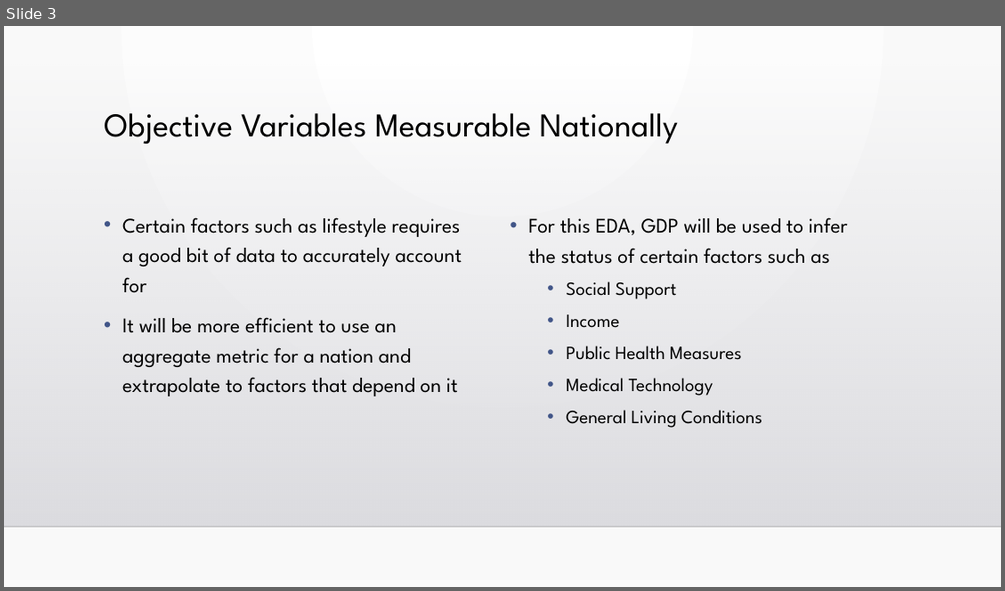
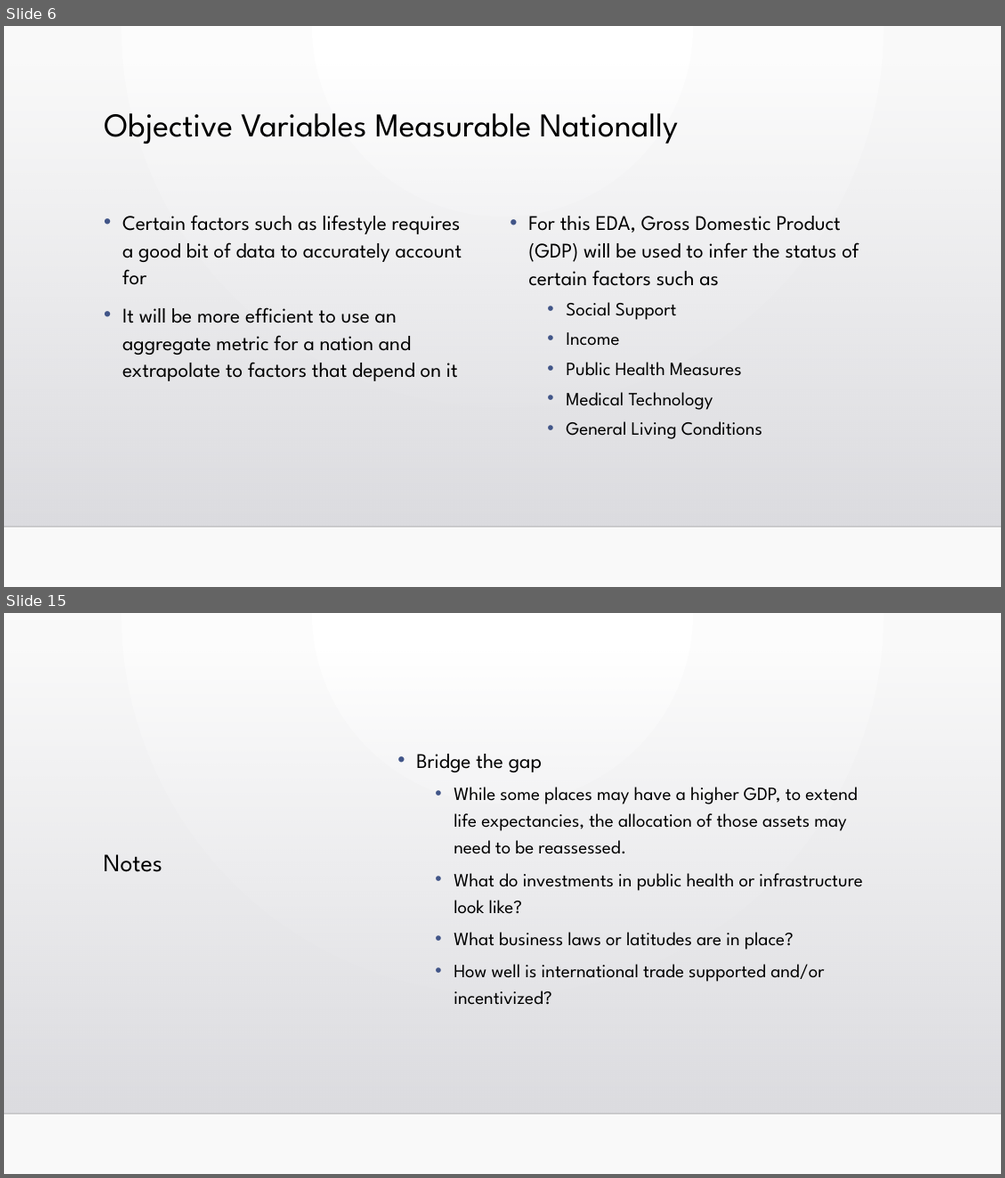
Before and after one commit to davidag2696/life_expectancy, a slide deck: Life Expectancy (2024).pptx. Shown one above the other, each under a label of ours: slide 3 before the commit, slides 6 and 15 after it; the slides between them are not shown. The pictures are 1005x591 and 1005x1178 pixels, drawn with LibreOffice and Linux fonts; fonts in the diff are those of the drawing; background and template pictures are left out. Boxes give left, top, right and bottom in pixels: in the first picture for what was removed or moved away, otherwise in the second. Text is boxed around its words. In the diff, an @@ line names an element or a change of style, - is before the commit and + after.

```diff
--- a/Life Expectancy (2024).pptx
+++ b/Life Expectancy (2024).pptx
@@ slide 15 added at (4, 613, 1001, 1174), background gradient #FFFFFF to #FAFAFA; not listed: 2 template elements that a slide beside it also shows @@
@@ text added at (416, 754, 862, 1005), 18 pt, text #000000 @@
+• Bridge the gap
+  • While some places may have a higher GDP, to extend life expectancies, the allocation of those assets may need to be reassessed.
+  • What do investments in public health or infrastructure look like?
+  • What business laws or latitudes are in place?
+  • How well is international trade supported and/or incentivized?
@@ title added at (104, 854, 162, 872), 24 pt, text #000000 @@
+Notes
@@ what was slide 3 is now slide 6 @@
@@ slide 6 changed as well @@
@@ text "Certain factors such as lifestyle ..." at (122, 215, 462, 381): line spacing 1.2 to 1.1 @@
@@ text at (528, 216, 858, 286): text changed @@
-• For this EDA, GDP will be used to infer the status of certain factors such as
+• For this EDA, Gross Domestic Product (GDP) will be used to infer the status of certain factors such as
@@ text at (566, 302, 762, 439): line spacing 1.2 to 1.1 @@
```
Also in this commit, not shown: 1 other slide changed, 12 other slides added, 2 slides removed, 16 other files.
